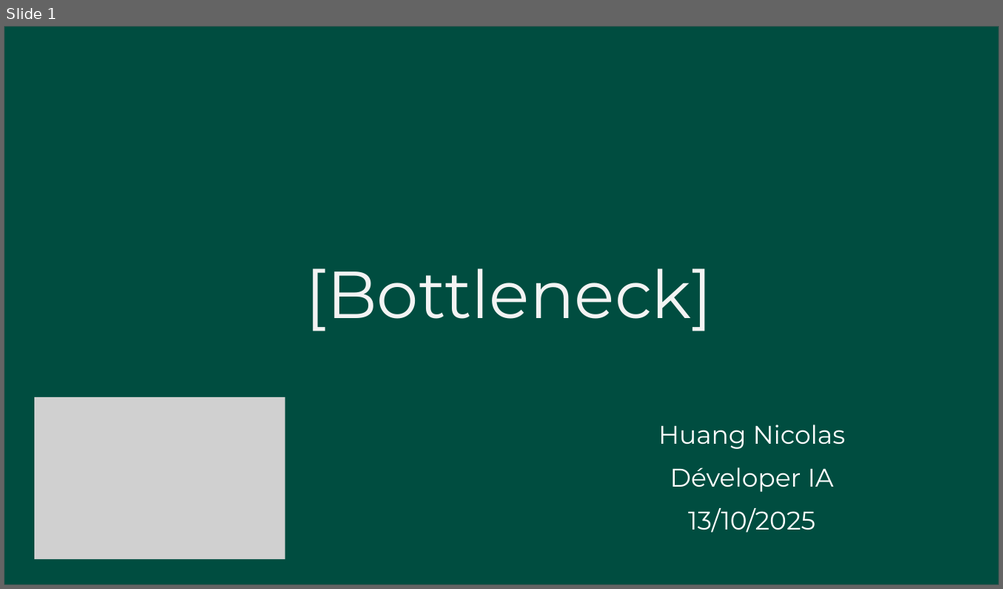
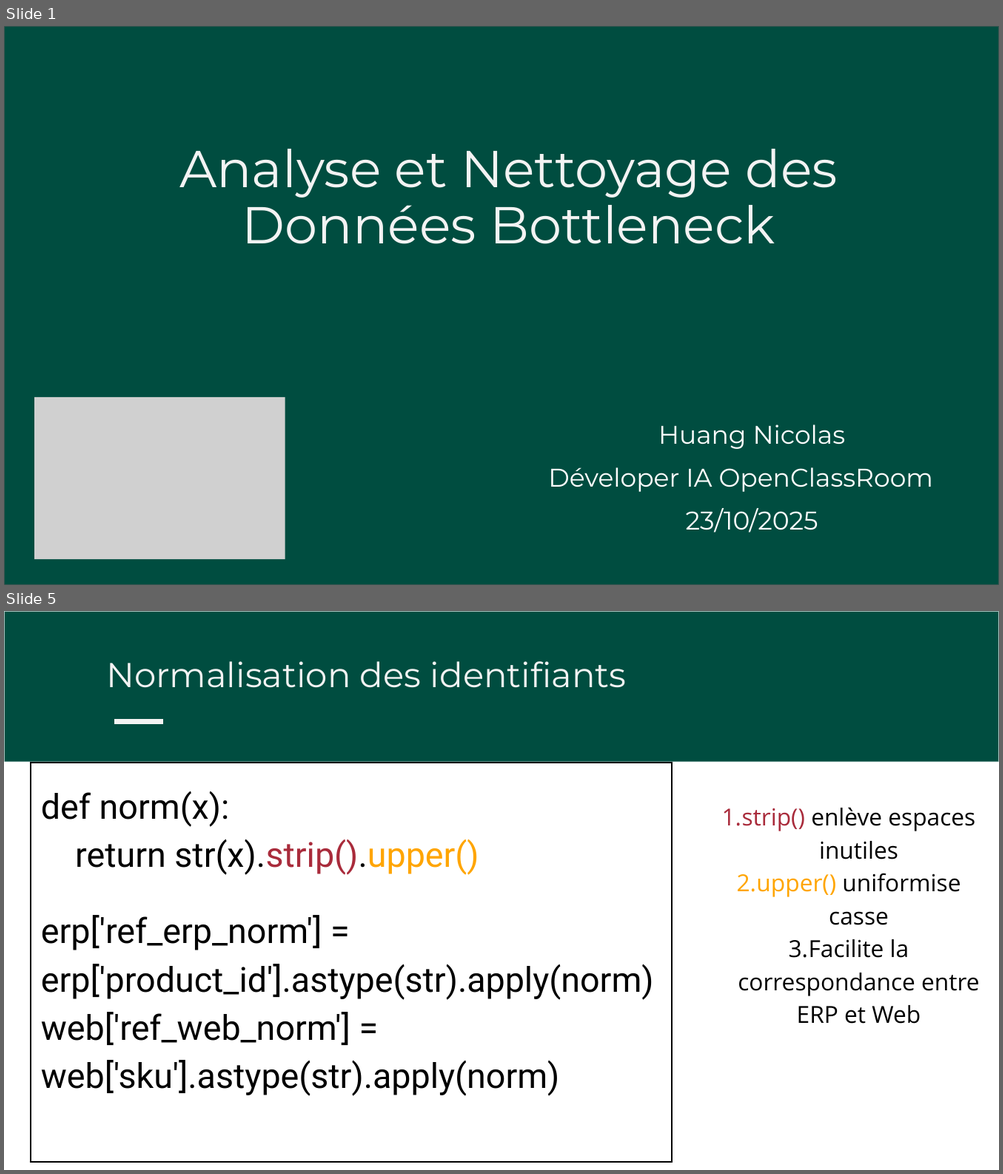
Before and after one commit to hNnicolas/P8_Gestion_donnee_boutique_python, a slide deck: Huang_Nicolas_2_Presentation_Bottleneck_102025.pptx. Shown one above the other, each under a label of ours: slide 1 before the commit, slides 1 and 5 after it; the slides between them are not shown. The pictures are 1003x589 and 1003x1174 pixels, drawn with LibreOffice and Linux fonts; fonts in the diff are those of the drawing; grey boxes stand for pictures. Boxes give left, top, right and bottom in pixels: in the first picture for what was removed or moved away, otherwise in the second. Text is boxed around its words. In the diff, an @@ line names an element or a change of style, - is before the commit and + after.

Commit message:
Mise à jour du notebook, présentation et graphiques d’analyse

```diff
--- a/Huang_Nicolas_2_Presentation_Bottleneck_102025.pptx
+++ b/Huang_Nicolas_2_Presentation_Bottleneck_102025.pptx
@@ slide 5 added at (4, 611, 999, 1170), background #FFFFFF @@
@@ freeform shape added at (4, 611, 999, 762), fill #004D40 @@
@@ freeform shape added at (4, 611, 999, 763), fill #FFFFFF @@
@@ text added at (106, 661, 626, 688), 50 pt, text #F3F3F3 @@
+Normalisation des identifiants
@@ freeform shape added at (114, 719, 163, 724), fill #F3F3F3 @@
@@ table added at (31, 763, 671, 1162), 4 rows, 3 columns @@
+def norm(x): / return str(x).strip().upper() / erp['ref_erp_norm'] = erp['product_id'].astype(str).apply(norm) / web['ref_web_norm'] = web['sku'].astype(str).apply(norm) |  | 
+ |  | 
+ |  | 
+ |  | 
@@ text added at (722, 807, 979, 1024), 34 pt, text #000000 @@
+  1. strip() enlève espaces inutiles
+  2. upper() uniformise casse
+  3. Facilite la correspondance entre ERP et Web
@@ slide 1 changed as well @@
@@ text at (179, 149, 837, 244): text changed; size 96.2 to 75.2 pt @@
-[Bottleneck]
+Analyse et Nettoyage des Données Bottleneck
@@ text at (548, 468, 933, 492): text changed @@
-Déveloper IA
+Déveloper IA OpenClassRoom
@@ text at (686, 508, 818, 533): text changed @@
-13/10/2025
+23/10/2025
```
Also in this commit, not shown: 1 other slide changed, 14 other slides added, 11 slides removed, 14 other files.
